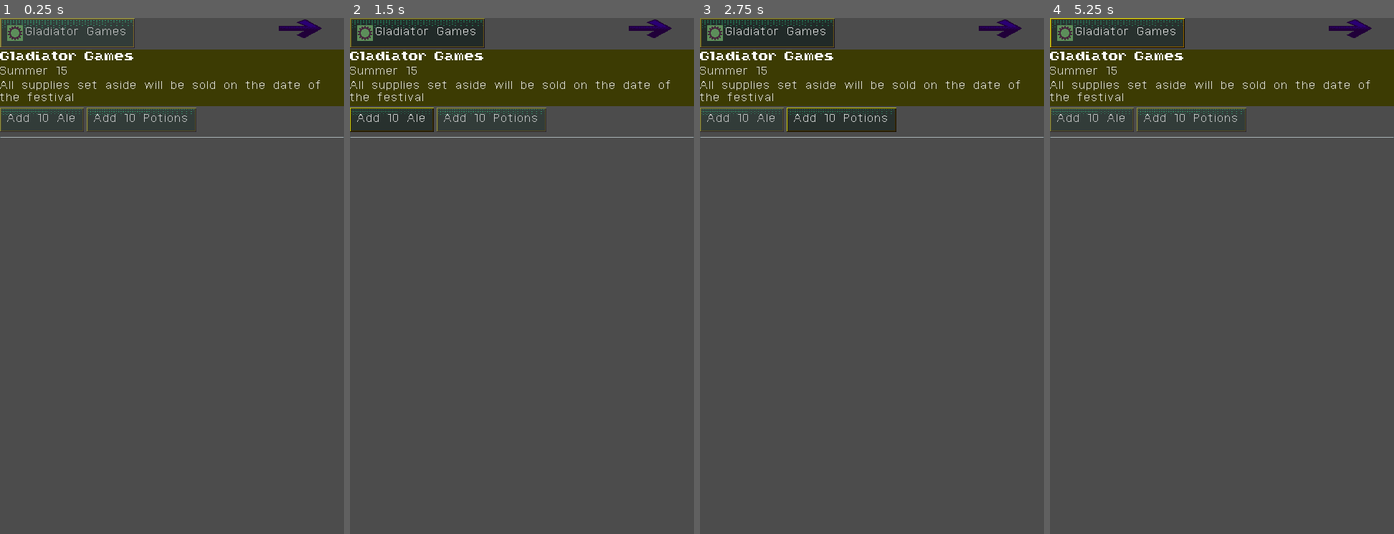
Above: before the commit, frames 1-4 (left to right).
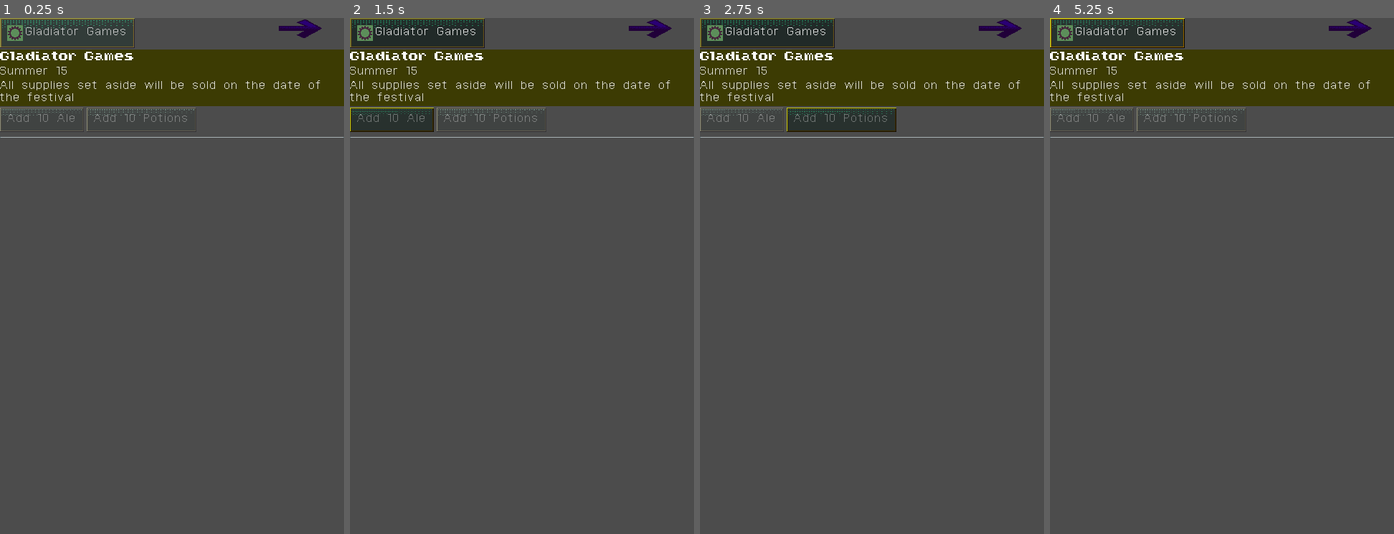
Above: after the commit, the same moments.

Repository: RoxT/InnKeeperUnlimited
Game: Godot game, scene res://office/festival.tscn
Same seed, same stepped clock (60 frames per second), same inputs: the game is played once before the commit and once after it. This scene is started directly instead of the project's main scene.
Inputs (mouse positions are in pixels of both pictures, inside the frame that each line leads up to):
- Up to frame 1 (0.25 s): no input
- Up to frame 2 (1.5 s): click "Gladiator Games" at 0.5 s; click (391, 121) at 1.25 s, where only the run before the commit has a clickable "Add 10 Ale"
- Up to frame 3 (2.75 s): click (841, 121) at 2 s, where only the run before the commit has a clickable "Add 10 Potions"
- Up to frame 4 (5.25 s): click "Gladiator Games" at 2.75 s; click (1091, 121) at 3.5 s, where only the run before the commit has a clickable "Add 10 Ale"; click (1191, 121) at 4.25 s, where only the run before the commit has a clickable "Add 10 Potions"; click "Gladiator Games" at 5 s

The runs differ from the first frame. In frame 1, 0.6% of the frame differs, in the area x 0-58%, y 17-22%; in frame 2, 0.4%; in frame 3, 0.3%; in frame 4, 0.6%.

Commit message:
festival continued

Diff:
--- a/project/Office.tscn
+++ b/project/Office.tscn
@@ -1,9 +1,10 @@
-[gd_scene load_steps=6 format=2]
+[gd_scene load_steps=7 format=2]
 
 [ext_resource path="res://scripts/scenes/Office.gd" type="Script" id=1]
 [ext_resource path="res://office/trainee_action.tscn" type="PackedScene" id=2]
 [ext_resource path="res://scripts/SaveGameR.gd" type="Script" id=3]
 [ext_resource path="res://office/Billboard.gd" type="Script" id=4]
+[ext_resource path="res://office/Festivals.gd" type="Script" id=5]
 
 [sub_resource type="Resource" id=1]
 script = ExtResource( 3 )
@@ -29,46 +30,48 @@
 margin_bottom = 722.0
 
 [node name="HBox" type="VBoxContainer" parent="MarginContainer"]
-margin_right = 480.0
-margin_bottom = 722.0
+margin_left = 15.0
+margin_top = 15.0
+margin_right = 465.0
+margin_bottom = 707.0
 custom_constants/separation = 8
 
 [node name="Title" type="Label" parent="MarginContainer/HBox"]
-margin_right = 480.0
+margin_right = 450.0
 margin_bottom = 14.0
 text = "Office"
 align = 1
 
 [node name="GossipLabel" type="Label" parent="MarginContainer/HBox"]
 margin_top = 22.0
-margin_right = 480.0
+margin_right = 450.0
 margin_bottom = 36.0
 text = "Gossip Around The Bar:"
 
 [node name="BarGossip" type="VBoxContainer" parent="MarginContainer/HBox"]
 margin_top = 44.0
-margin_right = 480.0
+margin_right = 450.0
 margin_bottom = 44.0
 
 [node name="BuffsList" type="VBoxContainer" parent="MarginContainer/HBox"]
 margin_top = 52.0
-margin_right = 480.0
+margin_right = 450.0
 margin_bottom = 66.0
 
 [node name="NoAleLabel" type="Label" parent="MarginContainer/HBox/BuffsList"]
-margin_right = 480.0
+margin_right = 450.0
 margin_bottom = 14.0
 text = "No ale (fewer patrons)"
 
 [node name="BrewerAction" parent="MarginContainer/HBox" instance=ExtResource( 2 )]
 margin_top = 74.0
-margin_right = 480.0
-margin_bottom = 193.0
+margin_right = 450.0
+margin_bottom = 221.0
 
 [node name="HBox" type="HBoxContainer" parent="MarginContainer/HBox"]
-margin_top = 201.0
-margin_right = 480.0
-margin_bottom = 215.0
+margin_top = 229.0
+margin_right = 450.0
+margin_bottom = 243.0
 
 [node name="RoadLabel" type="Label" parent="MarginContainer/HBox/HBox"]
 margin_right = 119.0
@@ -77,51 +80,52 @@
 
 [node name="RoadScore" type="Label" parent="MarginContainer/HBox/HBox"]
 margin_left = 123.0
-margin_right = 480.0
+margin_right = 450.0
 margin_bottom = 14.0
 size_flags_horizontal = 3
 text = "0/50"
 align = 2
 
 [node name="Festivals" type="VBoxContainer" parent="MarginContainer/HBox"]
-margin_top = 223.0
-margin_right = 480.0
-margin_bottom = 237.0
+margin_top = 251.0
+margin_right = 450.0
+margin_bottom = 265.0
+script = ExtResource( 5 )
 
 [node name="Label" type="Label" parent="MarginContainer/HBox/Festivals"]
-margin_right = 480.0
+margin_right = 450.0
 margin_bottom = 14.0
 text = "Upcoming Festivals"
 
 [node name="BuffsLabel" type="Label" parent="MarginContainer/HBox"]
-margin_top = 245.0
-margin_right = 480.0
-margin_bottom = 259.0
+margin_top = 273.0
+margin_right = 450.0
+margin_bottom = 287.0
 
 [node name="TitleB" type="Label" parent="MarginContainer/HBox"]
-margin_top = 267.0
-margin_right = 480.0
-margin_bottom = 281.0
+margin_top = 295.0
+margin_right = 450.0
+margin_bottom = 309.0
 text = "Billboard Posts"
 align = 1
 
 [node name="Posted" type="VBoxContainer" parent="MarginContainer/HBox"]
-margin_top = 289.0
-margin_right = 480.0
-margin_bottom = 289.0
+margin_top = 317.0
+margin_right = 450.0
+margin_bottom = 317.0
 script = ExtResource( 4 )
 
 [node name="TitleP" type="Label" parent="MarginContainer/HBox"]
-margin_top = 297.0
-margin_right = 480.0
-margin_bottom = 311.0
+margin_top = 325.0
+margin_right = 450.0
+margin_bottom = 339.0
 text = "Add Posting"
 align = 1
 
 [node name="Unposted" type="VBoxContainer" parent="MarginContainer/HBox"]
-margin_top = 319.0
-margin_right = 480.0
-margin_bottom = 319.0
+margin_top = 347.0
+margin_right = 450.0
+margin_bottom = 347.0
 script = ExtResource( 4 )
 
 [node name="BackToInn" type="Button" parent="."]
--- /dev/null
+++ b/project/office/Festivals.gd
@@ -0,0 +1,38 @@
+extends VBoxContainer
+
+
+# Declare member variables here. Examples:
+# var a: int = 2
+# var b: String = "text"
+
+
+# Called when the node enters the scene tree for the first time.
+func _ready() -> void:
+	pass # Replace with function body.
+
+
+
+var festivals = {
+	S.seasons.WINTER: [
+		festival.new("Gladiator Games", 15, [S.things.ALE, S.things.POTIONS])
+	],
+	S.seasons.SPRING: [
+		festival.new("Gladiator Games", 15, [S.things.ALE, S.things.POTIONS])
+	],
+	S.seasons.SUMMER: [
+		festival.new("Gladiator Games", 15, [S.things.ALE, S.things.POTIONS])
+	],
+	S.seasons.FALL: [
+		festival.new("Gladiator Games", 15, [S.things.ALE, S.things.POTIONS])
+	],
+}
+
+class festival:
+	var title:String
+	var day:int
+	var supplies:Array
+
+	func _init(new_title, new_day, new_supplies:Array):
+		title=new_title
+		day=new_day
+		supplies=new_supplies
--- a/project/office/festival.gd
+++ b/project/office/festival.gd
@@ -1,15 +1,44 @@
 extends VBoxContainer
 
+export var save_game_override:Resource
+var game:SaveGame
+var loaded := false
 
-const events := {
+export var title:String
+export var icon:Texture
+export var season:String
+export var day:String
+export var description:String
+const help_notes := "FESTIVAL_HELP_NOTES"
+export(Array, S.things) var supplies
+export var amount := 10
 
-}
+onready var options := $Dialog_VBox/Options
+
+signal supply_added
 
 # Called when the node enters the scene tree for the first time.
 func _ready() -> void:
-	pass # Replace with function body.
+	for c in options.get_children():
+		c.queue_free()
+	for supply in supplies:
+		var btn := Button.new()
+		btn.text = "Add " + str(amount) + " " + S.things.keys()[supply].capitalize()
+		btn.name = S.things.keys()[supply]
+		options.add_child(btn, true)
+		var err := btn.connect("pressed", self, "_on_button_pressed", [S.things.keys()[supply]])
+		if err != OK: push_error("connect err: " + str(err))
+	if !game: game = save_game_override
+	refresh()
+	loaded = true
 
+func refresh():
+	for c in options.get_children():
+		if S.things.has(c.name):
+			var count := game.get_thing_count(c.name)
+			c.disabled = count < amount
 
-# Called every frame. 'delta' is the elapsed time since the previous frame.
-#func _process(delta: float) -> void:
-#	pass
+func _on_button_pressed(supply:String):
+	game.change_thing_count(supply, amount)
+	refresh()
+	emit_signal("supply_added")
--- a/project/office/festival.tscn
+++ b/project/office/festival.tscn
@@ -1,15 +1,23 @@
-[gd_scene load_steps=6 format=2]
+[gd_scene load_steps=7 format=2]
 
 [ext_resource path="res://textures/arrow.png" type="Texture" id=1]
 [ext_resource path="res://textures/event gladiator.png" type="Texture" id=2]
 [ext_resource path="res://resources/tinierBold.tres" type="DynamicFont" id=3]
 [ext_resource path="res://office/festival.gd" type="Script" id=4]
+[ext_resource path="res://resources/new_game.tres" type="Resource" id=5]
 [ext_resource path="res://resources/label_theme.tres" type="Theme" id=6]
 
 [node name="festival" type="VBoxContainer"]
 margin_right = 480.0
 margin_bottom = 151.0
 script = ExtResource( 4 )
+save_game_override = ExtResource( 5 )
+title = "Gladiator Games"
+icon = ExtResource( 2 )
+season = "Summer"
+day = "15"
+description = "Fight Fight Fight"
+supplies = [ 0, 1 ]
 
 [node name="OfficeAction" type="Button" parent="."]
 margin_right = 188.0
@@ -58,14 +66,20 @@
 margin_right = 480.0
 margin_bottom = 113.0
 
+[node name="Reset" type="Button" parent="Dialog_VBox/Options"]
+margin_right = 116.0
+margin_bottom = 34.0
+text = "Remove All"
+
 [node name="TakeDown" type="Button" parent="Dialog_VBox/Options"]
-margin_right = 117.0
+margin_left = 120.0
+margin_right = 237.0
 margin_bottom = 34.0
 text = "Add 10 Ale"
 
 [node name="Post" type="Button" parent="Dialog_VBox/Options"]
-margin_left = 121.0
-margin_right = 274.0
+margin_left = 241.0
+margin_right = 394.0
 margin_bottom = 34.0
 text = "Add 10 Potions"
 
--- a/project/resources/office_translations.csv
+++ b/project/resources/office_translations.csv
@@ -11,3 +11,4 @@
 SUMMER,Summer
 FALL,Fall
 WINTER,Winter
+FESTIVAL_HELP_NOTES,All supplies set aside will be sold on the date of the festival
--- a/project/scripts/SaveGameR.gd
+++ b/project/scripts/SaveGameR.gd
@@ -35,6 +35,25 @@
 func set_slime_density(value:float):
 	slime_density = clamp(slime_density, 0, 1.0)
 
+func get_thing_count(thing:String)->int:
+	match (S.things[thing]):
+		S.things.ALE: return ale
+		S.things.COINS: return coins
+		S.things.POTIONS: return potions
+		S.things.REST: return hp
+		_:
+			push_error("Thing not found! " + thing)
+			return -1
+
+func change_thing_count(thing:String, amount:int):
+	match (S.things[thing]):
+		S.things.ALE: ale += amount
+		S.things.COINS: coins += amount
+		S.things.POTIONS: potions += amount
+		S.things.REST: hp += amount
+		_:
+			push_error("Thing not found! " + thing)
+
 
 class DATE:
 	var season:int
--- a/project/scripts/Stats.gd
+++ b/project/scripts/Stats.gd
@@ -54,31 +54,6 @@
 		potion = potion_n
 		rest = rest_n
 
-var festivals = {
-	seasons.WINTER: [
-		festival.new("Gladiator Games", 15, {things.ALE: 2, things.POTIONS: 2})
-	],
-	seasons.SPRING: [
-		festival.new("Gladiator Games", 15, {things.ALE: 2, things.POTIONS: 2})
-	],
-	seasons.SUMMER: [
-		festival.new("Gladiator Games", 15, {things.ALE: 2, things.POTIONS: 2})
-	],
-	seasons.FALL: [
-		festival.new("Gladiator Games", 15, {things.ALE: 2, things.POTIONS: 2})
-	],
-}
-
-class festival:
-	var title:String
-	var day:int
-	var supplies:Dictionary
-
-	func _init(new_title, new_day, new_supplies):
-		title=new_title
-		day=new_day
-		supplies=new_supplies
-
 # Called when the node enters the scene tree for the first time.
 func _ready() -> void:
 	pass # Replace with function body.
Binary file changed: project/resources/office_translations.en.translation
Not shown, removed: mongoose-free-6.5.exe
